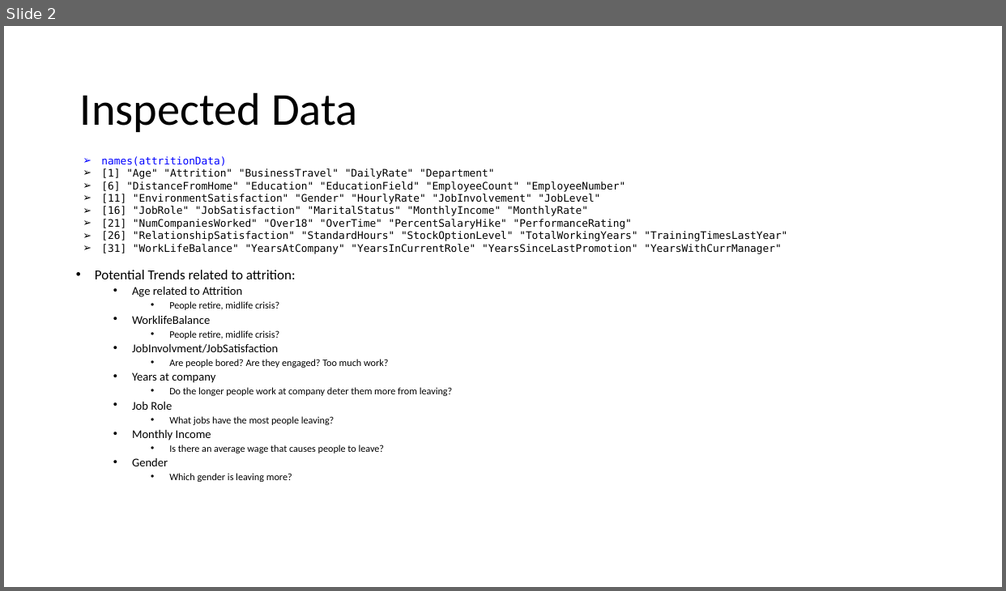
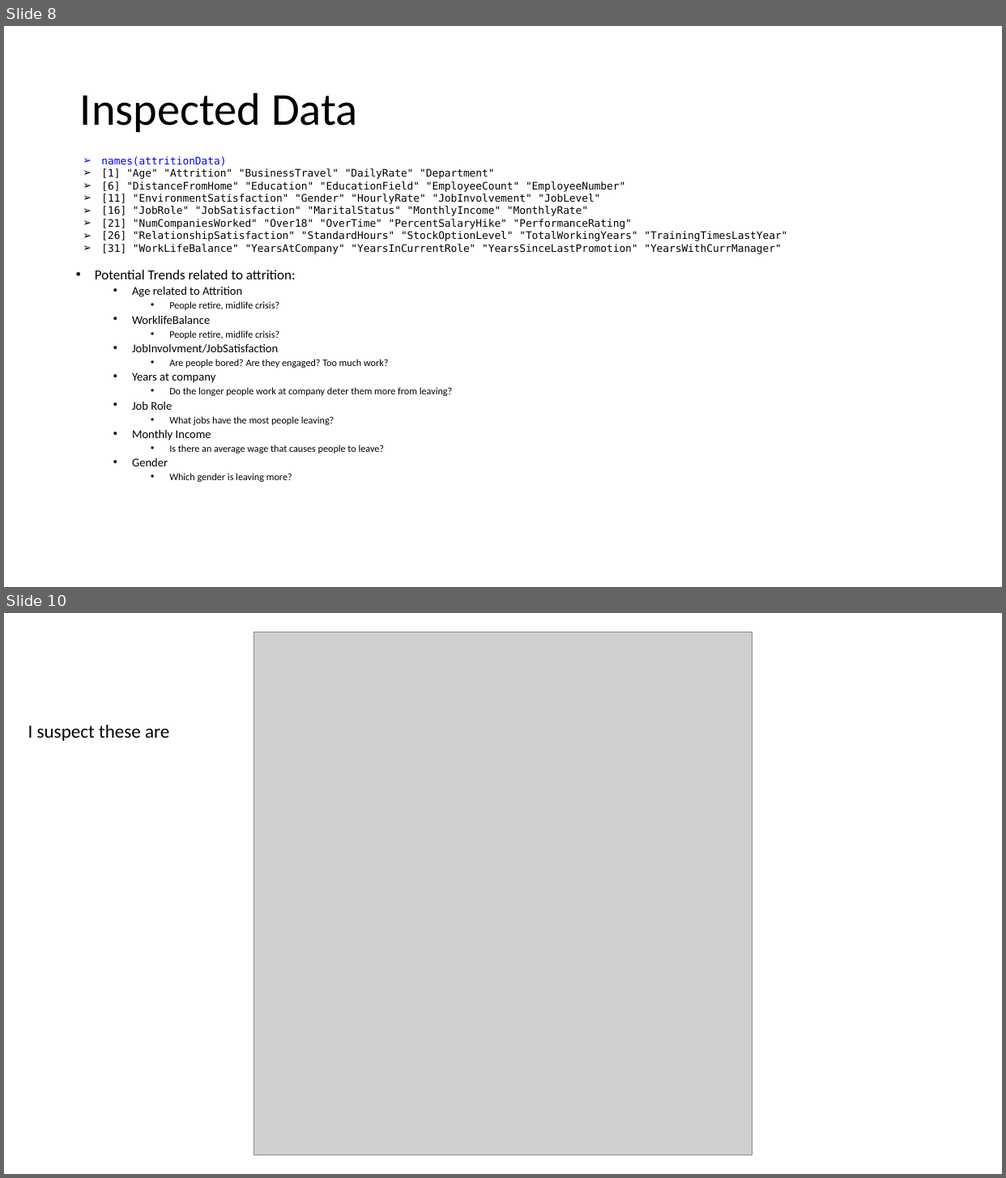
Before and after one commit to vazquezs123/DATA_SCIENCE_CS02, a slide deck: case_study_02_presentation.pptx. Shown one above the other, each under a label of ours: slide 2 before the commit, slides 8 and 10 after it; the slides between them are not shown. The pictures are 1006x591 and 1006x1178 pixels, drawn with LibreOffice and Linux fonts; fonts in the diff are those of the drawing; grey boxes stand for pictures. Boxes give left, top, right and bottom in pixels: in the first picture for what was removed or moved away, otherwise in the second. Text is boxed around its words. In the diff, an @@ line names an element or a change of style, - is before the commit and + after.

```diff
--- a/case_study_02_presentation.pptx
+++ b/case_study_02_presentation.pptx
@@ slide 10 added at (4, 613, 1002, 1174), background #FFFFFF @@
@@ picture added at (254, 632, 752, 1156) @@
@@ text added at (28, 725, 169, 741), 18 pt, text #000000 @@
+I suspect these are
@@ what was slide 2 is now slide 8 @@
```
Also in this commit, not shown: 11 other slides added, 1 slide removed, 3 other files.
